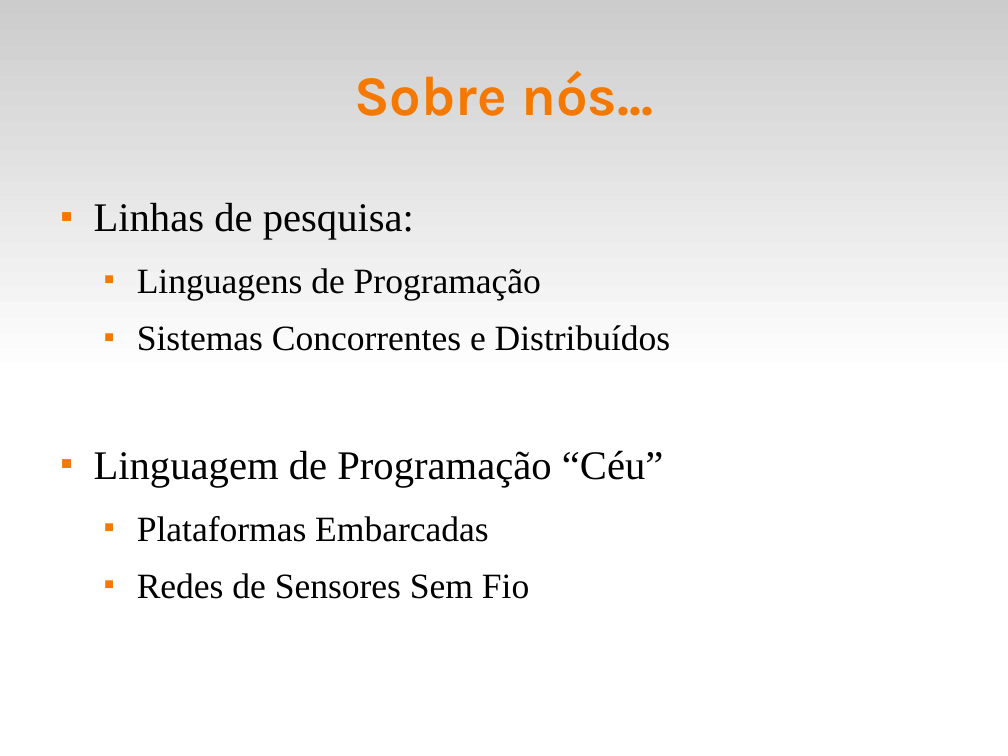
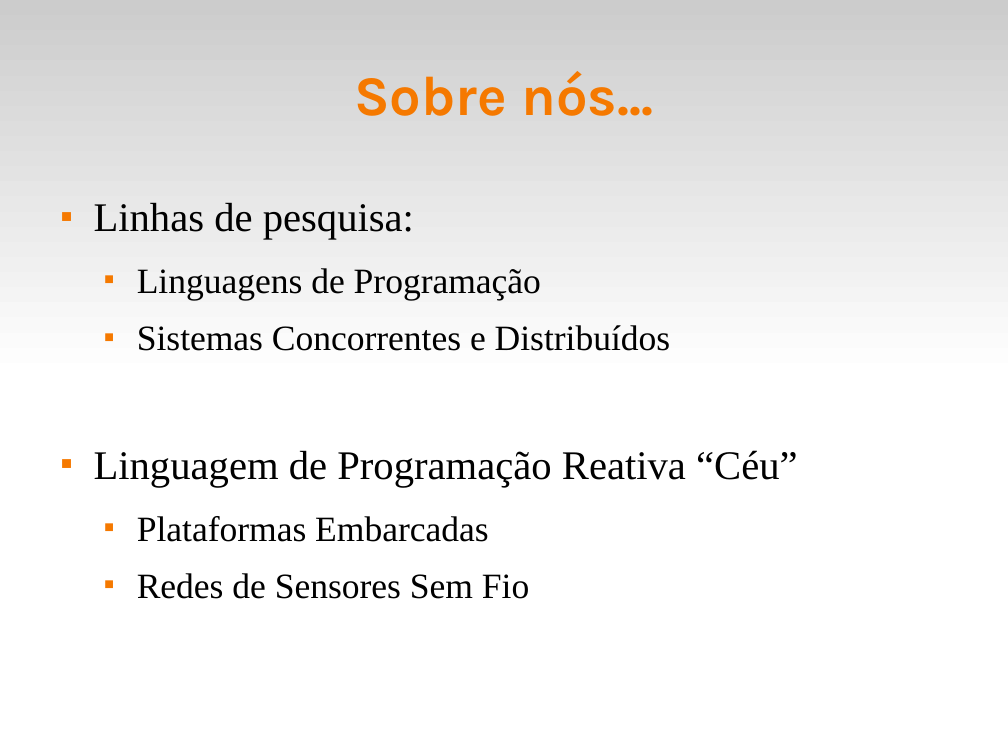
Before and after one commit to fsantanna-no/ceu-docs, a slide deck: slide 2 of OS/arduino_day.odp. Drawn at 1008x756 pixels with LibreOffice and Linux fonts; fonts in the diff are those of the drawing. Boxes give left, top, right and bottom in pixels: in the first picture for what was removed or moved away, otherwise in the second. Text is boxed around its words. In the diff, an @@ line names an element or a change of style, - is before the commit and + after.

```diff
--- a/OS/arduino_day.odp
+++ b/OS/arduino_day.odp
@@ text at [94,450,797,488]: text changed @@
-■ Linguagem de Programação “Céu”
+■ Linguagem de Programação Reativa “Céu”
```
Also in this commit, not shown: 6 other slides changed, 8 slides added, 10 slides removed, 10 other files.
